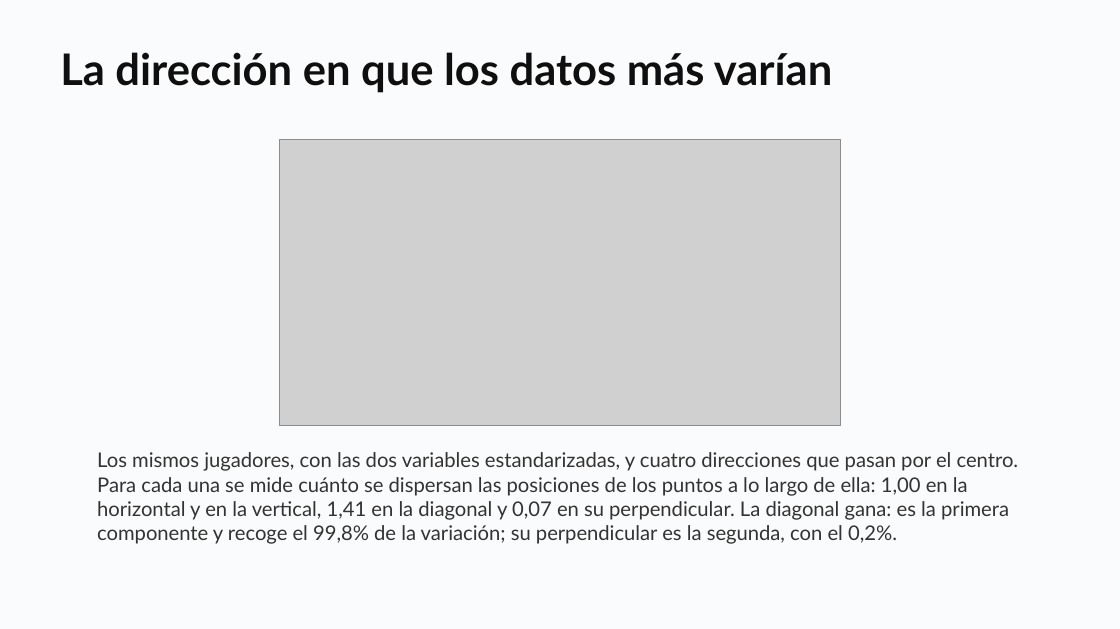
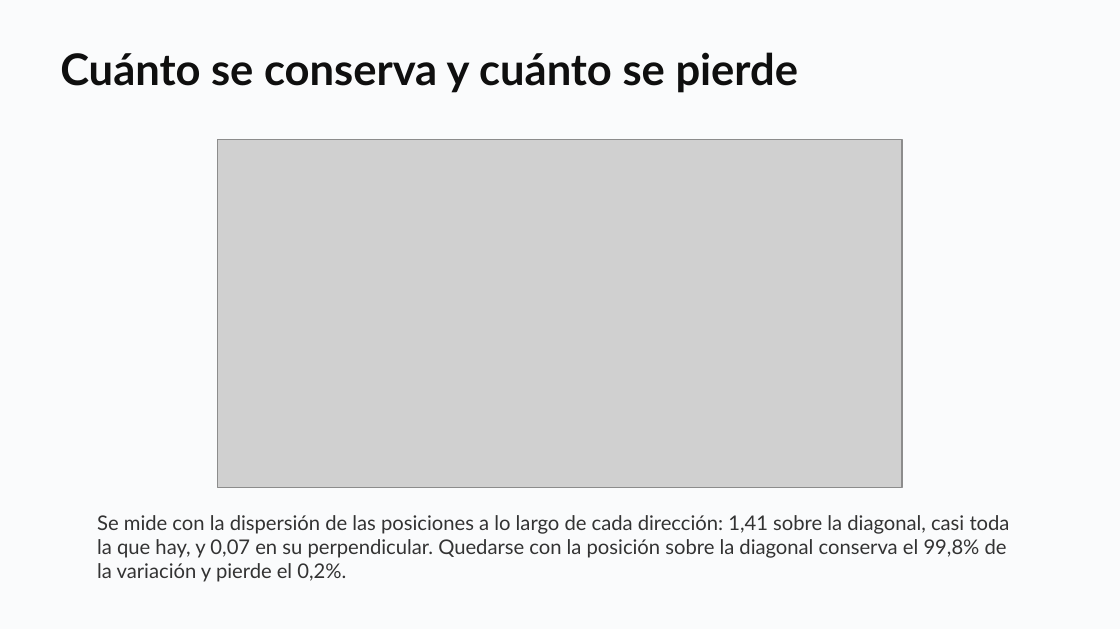
Before and after one commit to daniopitz/diplomado-cdd, a slide deck: slide 12 of presentaciones/clase08_componentes_principales.pptx (slide 10 before the commit). Drawn at 1120x629 pixels with LibreOffice and Linux fonts; fonts in the diff are those of the drawing; grey boxes stand for pictures. Boxes give left, top, right and bottom in pixels: in the first picture for what was removed or moved away, otherwise in the second. Text is boxed around its words. In the diff, an @@ line names an element or a change of style, - is before the commit and + after.

```diff
--- a/presentaciones/clase08_componentes_principales.pptx
+++ b/presentaciones/clase08_componentes_principales.pptx
@@ text at box(60, 52, 799, 93): text changed @@
-La dirección en que los datos más varían
+Cuánto se conserva y cuánto se pierde
@@ picture: place and size @@
-picture at box(280, 140, 841, 426)
+picture at box(218, 140, 903, 488)
@@ text at box(97, 515, 1010, 582): text changed @@
-Los mismos jugadores, con las dos variables estandarizadas, y cuatro direcciones que pasan por el centro. Para cada una se mide cuánto se dispersan las posiciones de los puntos a lo largo de ella: 1,00 en la horizontal y en la vertical, 1,41 en la diagonal y 0,07 en su perpendicular. La diagonal gana: es la primera componente y recoge el 99,8% de la variación; su perpendicular es la segunda, con el 0,2%.
+Se mide con la dispersión de las posiciones a lo largo de cada dirección: 1,41 sobre la diagonal, casi toda la que hay, y 0,07 en su perpendicular. Quedarse con la posición sobre la diagonal conserva el 99,8% de la variación y pierde el 0,2%.
```
Also in this commit, not shown: 4 other slides changed, 5 slides added, 1 slide removed, 1 other file.
